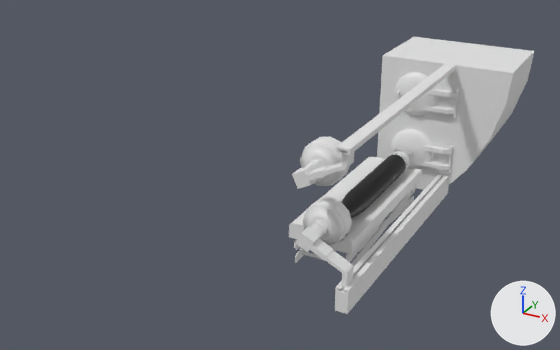
The Blender file Blender/submarine/zdvizka/zdvizka.blend, before and after one commit.
Rendered twice from a 50 mm lens placed at (7.71, -14.38, 7.62), pointed at (0.89, -1.98, 1.42). Every picture has the same lights, and +X, +Y and +Z are marked at lower right.
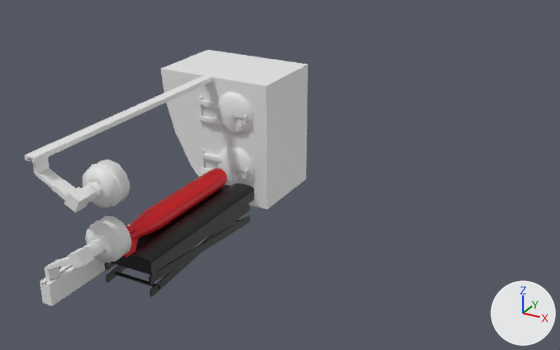
Patch to the scene script:
```diff
--- a/Blender/submarine/zdvizka/zdvizka.blend.py
+++ b/Blender/submarine/zdvizka/zdvizka.blend.py
@@ me_cylinder_011 @@
-me_cylinder_011.from_pydata(...)  # 1611 vertices, 1539 faces; spans x -0.89..1.82, y -1.15..0.95, z 0.0..2.84
+me_cylinder_011.from_pydata(...)  # 1239 vertices, 1174 faces; spans x -2.71..0.0, y -6.13..0.95, z 0.0..2.84
+# me_cylinder_011 part 1: the loose piece of 56 vertices spanning x 0.72..0.8, y -1.02..-0.93, z 0.52..1.12 is mirrored in x about its middle, then moved by (-2.4, 0.0, 0.0)
+# me_cylinder_011 part 2: the loose piece of 56 vertices spanning x 0.72..0.8, y -1.02..-0.93, z 1.77..2.37 is mirrored in x about its middle, then moved by (-2.4, 0.0, 0.0)
+# me_cylinder_011 part 3: the loose piece of 109 vertices spanning x -0.89..1.82, y -0.95..0.95, z 0.0..2.84 is mirrored in x about its middle, then moved by (-1.82, 0.0, 0.0)
+# me_cylinder_011 part 4: the loose piece of 201 vertices spanning x -0.57..0.8, y -1.1..-0.95, z 0.39..1.35 is mirrored in x about its middle, then moved by (-1.11, 0.0, 0.0)
+# me_cylinder_011 part 5: the loose piece of 216 vertices spanning x -0.17..-0.02, y -1.15..-1.1, z 0.81..0.96 is mirrored in x about its middle, then moved by (-0.7, 0.0, 0.0)
+# me_cylinder_011 part 6: the loose piece of 60 vertices spanning x -0.36..-0.2, y -1.09..-1.04, z 0.63..0.79 is mirrored in x about its middle, then moved by (-0.33, 0.0, 0.0)
+# me_cylinder_011 part 7: a new loose piece of 144 vertices spanning x -1.2..-0.4, y -5.45..-5.02, z 0.65..1.45
+# me_cylinder_011 part 8: a new loose piece of 132 vertices spanning x -1.57..-0.64, y -6.04..-5.44, z 0.41..1.21
+# me_cylinder_011 part 9: a new loose piece of 32 vertices spanning x -1.64..-1.41, y -6.13..-0.88, z 0.0..0.44
+# me_cylinder_011 part 10: a new loose piece of 32 vertices spanning x -1.57..-1.35, y -6.13..-0.88, z 2.75..2.84
+# me_cylinder_011 part 11: 6 loose pieces with 712 vertices, spanning x -0.57..0.8, y -1.15..-0.95, z 1.64..2.59, are deleted
@@ ob_cylinder_001 @@
 ob_cylinder_001 = bpy.data.objects.new('Cylinder.001', me_cylinder_011)
-ob_cylinder_001.location = (2.81, 1.54, 0.53)
+ob_cylinder_001.location = (0.0, 0.0, 0.0)
@@ ob_cylinder_012 @@
-ob_cylinder_012 = bpy.data.objects.new('Cylinder.012', me_cylinder_012)
@@ ob_cylinder @@
-ob_cylinder = bpy.data.objects.new('Cylinder', me_cylinder_013)
@@ ob_cube_005 @@
-ob_cube_005 = bpy.data.objects.new('Cube.005', me_cube_018)
@@ ob_torpedo @@
+ob_torpedo = bpy.data.objects.new('Torpedo', me_cylinder_013_1)  # 1811 vertices, 2016 faces; spans x -2.78..0.05, y -6.04..-0.95, z -1.68..0.0; in mat_material_001 (black #000000), mat_torpedo (red #e70015), mat_material_002 (white #e7e7e7)
+ob_torpedo.location = (0.0, 0.0, 0.0)
+ob_torpedo.rotation_euler = (0.0, 1.571, 0.0)  # degrees (0, 90, 0)
```

Location of each change, [x1, y1, x2, y2] in pixels of the pictures (560 x 350 px; the box of a moved part takes in the faces that stretch with it):
'Cylinder.001', reshaped, moved (80% wider, 67% taller): before [377, 37, 534, 190]; after [24, 50, 308, 306]
'Torpedo', added: after [33, 92, 254, 297]
    faces in mat_material_001 (black #000000): [104, 183, 254, 297]
    faces in mat_material_002 (white #e7e7e7): [33, 92, 254, 213]
    faces in mat_torpedo (red #e70015): [125, 168, 227, 258]
'Cube.005', deleted: before [292, 64, 456, 314]
'Cylinder', deleted: before [289, 157, 422, 266]
'Cylinder.012', deleted (black): before [341, 151, 410, 236]
    faces in mat_material_001 (black #000000): [341, 153, 407, 236]
part 1 of me_cylinder_011, moved or reshaped: before [447, 146, 453, 173]; after [201, 149, 205, 174]
part 2 of me_cylinder_011, moved or reshaped: before [453, 88, 459, 118]; after [199, 96, 204, 123]
part 3 of me_cylinder_011, moved or reshaped: before [377, 37, 534, 190]; after [161, 50, 308, 209]
part 4 of me_cylinder_011, moved or reshaped: before [391, 129, 453, 170]; after [202, 146, 254, 185]
part 5 of me_cylinder_011, moved or reshaped: before [406, 149, 413, 155]; after [229, 165, 235, 172]
part 6 of me_cylinder_011, moved or reshaped (not visible before): after [237, 173, 244, 180]
part 7 of me_cylinder_011, added: after [85, 216, 132, 263]
part 8 of me_cylinder_011, added: after [44, 239, 106, 282]
part 9 of me_cylinder_011, added: after [40, 225, 129, 306]
part 10 of me_cylinder_011, added: after [24, 76, 212, 163]
part 11 of me_cylinder_011, deleted: before [395, 72, 458, 117]
